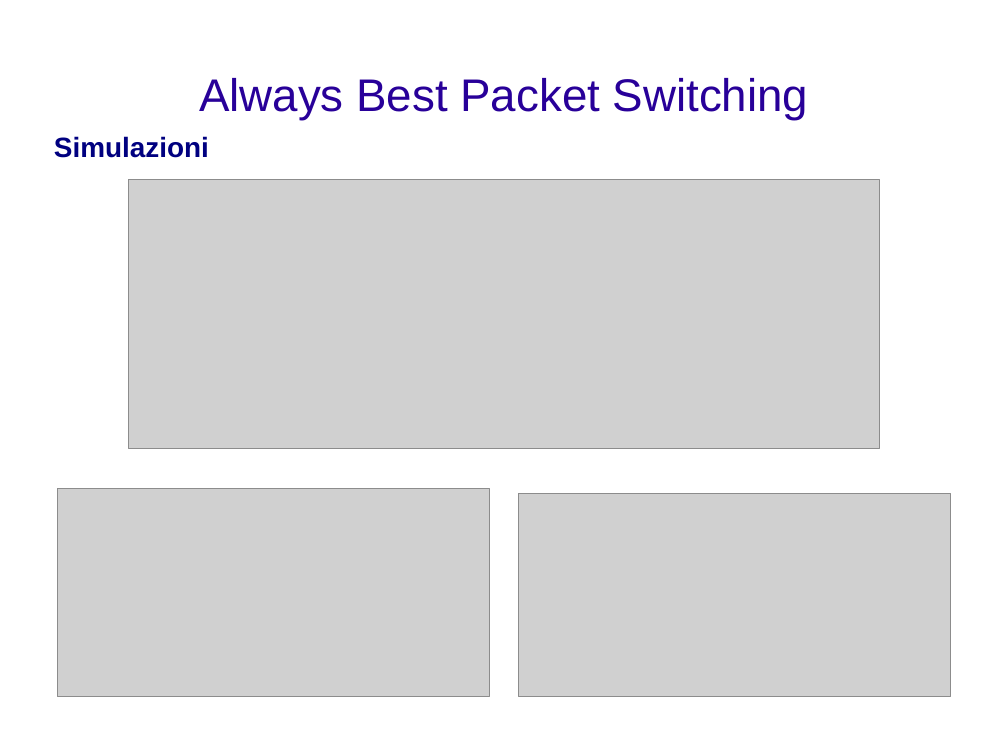
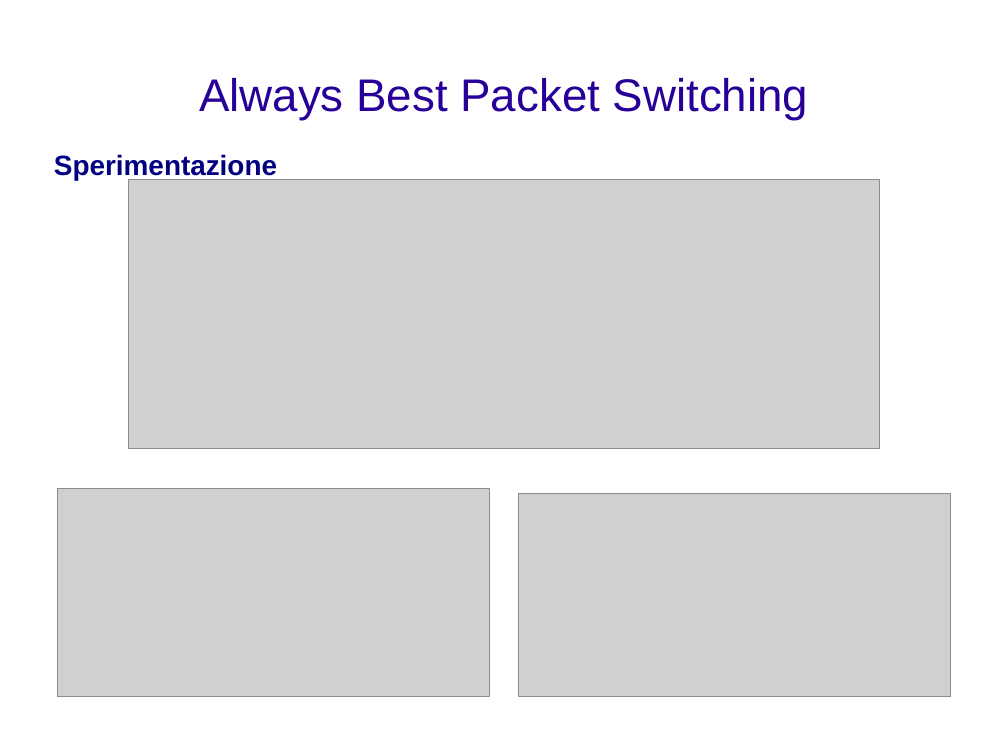
Before and after one commit to rjack/tesi-triennale, a slide deck: slide 11 of presentazione.odp (slide 10 before the commit). Drawn at 1008x756 pixels with LibreOffice and Linux fonts; fonts in the diff are those of the drawing; grey boxes stand for pictures; background and template pictures are left out. Boxes give left, top, right and bottom in pixels: in the first picture for what was removed or moved away, otherwise in the second. Text is boxed around its words. In the diff, an @@ line names an element or a change of style, - is before the commit and + after.

```diff
--- a/presentazione.odp
+++ b/presentazione.odp
@@ text removed at [54,136,209,158] @@
-Simulazioni
@@ text added at [54,154,277,180], 22 pt, text #000080, bold @@
+Sperimentazione
```
Also in this commit, not shown: 3 other slides changed, 1 slide added.
